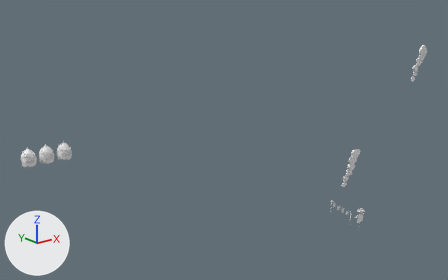
Before and after pictures for a commit that changed the glTF model godot/models/stages/meadow_world.glb.
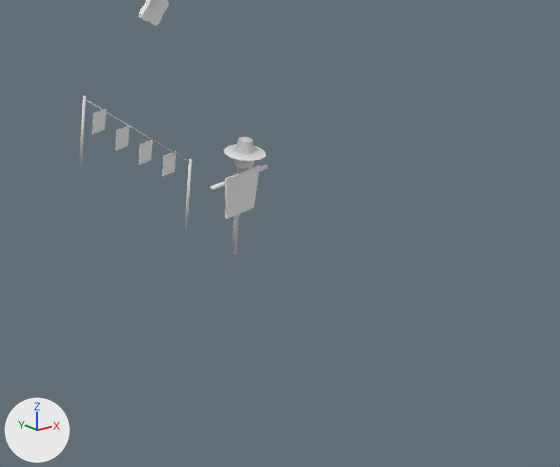
Old and new are each drawn whole from a 50 mm camera at (-108.9, -30.4, 32.4) aimed at (-23.0, 77.0, -10.6) and again close up on the part from 71% to 93% of the width and 65% to 96% of the height. The lights are fixed; the arrows at lower left show +X, +Y and +Z. The first two pictures are the older version. Where no turn or scale is listed for an object, it has been applied to the vertices. Vertices at exactly the same position are counted once.

Script lines for the objects in view, before the commit:
```python
ob_line = bpy.data.objects.new('line', me_line)
ob_line.location = (0.0, 0.0, 0.0)
ob_scarecrow_hat = bpy.data.objects.new('scarecrow_hat', me_scarecrow_hat)
ob_scarecrow_hat.location = (-27.6, 33.0, -15.5)
ob_scarecrow_head = bpy.data.objects.new('scarecrow_head', me_scarecrow_head)
ob_scarecrow_head.location = (-27.6, 33.0, -15.5)
ob_scarecrow_pole = bpy.data.objects.new('scarecrow_pole', me_scarecrow_pole)
ob_scarecrow_pole.location = (-27.6, 33.0, -15.5)
ob_shirt = bpy.data.objects.new('shirt', me_shirt)
ob_shirt.location = (-27.6, 33.0, -15.5)
ob_washing = bpy.data.objects.new('washing', me_washing)
ob_washing.location = (-32.64, 34.64, -9.69)
ob_washing_001 = bpy.data.objects.new('washing.001', me_washing_001)
ob_washing_001.location = (-32.11, 34.11, -10.22)
ob_washing_002 = bpy.data.objects.new('washing.002', me_washing_002)
ob_washing_002.location = (-31.58, 33.58, -10.67)
ob_washing_003 = bpy.data.objects.new('washing.003', me_washing_003)
ob_washing_003.location = (-31.06, 33.06, -11.03)
# also in view: 'smoke' at (-28.0, 36.6, -8.0)
```
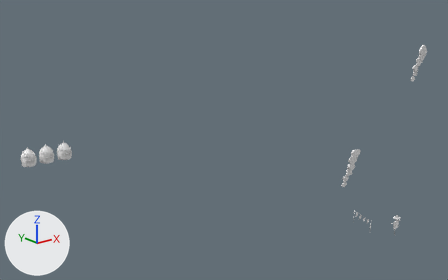
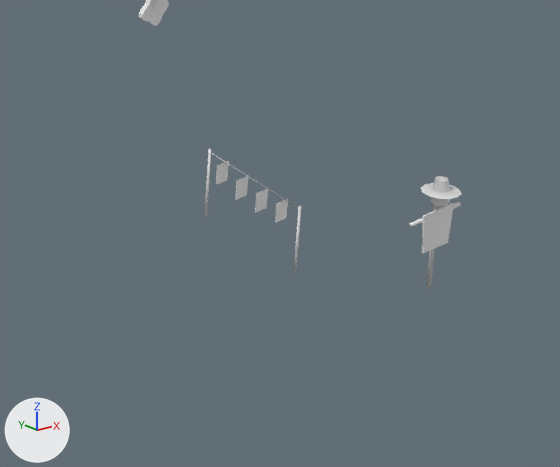
Edits to the bpy script that builds the scene:
```text
Change me_line:
    used by ob_line; location = (0.0, 0.0, 0.0)
    remove me_line.from_pydata(...)  # 32 vertices, 52 faces; spans x -33.04..-30.56, y 32.55..35.05, z -13.6..-9.2
    add me_line.from_pydata(...)  # 32 vertices, 52 faces; spans x -25.44..-22.96, y 33.95..36.05, z -17.89..-13.45
    me_line part 1: the whole mesh is multiplied about its middle by the matrix ((0.998, -0.002, 0.0), (0.085, 0.919, 0.0), (-0.008, 0.008, 1.0)), then moved by (7.6, 1.2, -4.27)
Change ob_washing:
    ob_washing.location: (-32.64, 34.64, -9.69) -> (-25.04, 35.7, -13.95)
Change ob_washing_001:
    ob_washing_001.location: (-32.11, 34.11, -10.22) -> (-24.51, 35.26, -14.49)
Change ob_washing_002:
    ob_washing_002.location: (-31.58, 33.58, -10.67) -> (-23.98, 34.82, -14.95)
Change ob_washing_003:
    ob_washing_003.location: (-31.06, 33.06, -11.03) -> (-23.46, 34.38, -15.32)
Change ob_scarecrow_hat:
    ob_scarecrow_hat.location: (-27.6, 33.0, -15.5) -> (-17.5, 32.5, -19.54)
Change ob_scarecrow_head:
    ob_scarecrow_head.location: (-27.6, 33.0, -15.5) -> (-17.5, 32.5, -19.54)
Change ob_scarecrow_pole:
    ob_scarecrow_pole.location: (-27.6, 33.0, -15.5) -> (-17.5, 32.5, -19.54)
Change ob_shirt:
    ob_shirt.location: (-27.6, 33.0, -15.5) -> (-17.5, 32.5, -19.54)
```

Changed parts and their boxes [x1, y1, x2, y2] in the close-ups (560 x 467 px):
'shirt', moved
    before: [225, 165, 260, 219]
    after: [422, 203, 454, 253]
'scarecrow_hat', moved
    before: [224, 137, 266, 161]
    after: [421, 176, 461, 199]
'line', reshaped (14% narrower, 9% shorter)
    before: [79, 95, 192, 230]
    after: [204, 149, 301, 272]
'scarecrow_pole', moved
    before: [210, 165, 268, 255]
    after: [409, 202, 461, 287]
'washing.002', moved
    before: [139, 140, 153, 165]
    after: [255, 189, 268, 212]
'washing', moved
    before: [92, 109, 106, 134]
    after: [216, 161, 229, 185]
'washing.001', moved
    before: [116, 126, 129, 151]
    after: [236, 177, 248, 200]
'washing.003', moved
    before: [162, 151, 176, 176]
    after: [275, 199, 288, 223]
'scarecrow_head', moved
    before: [234, 159, 254, 170]
    after: [430, 197, 450, 208]
